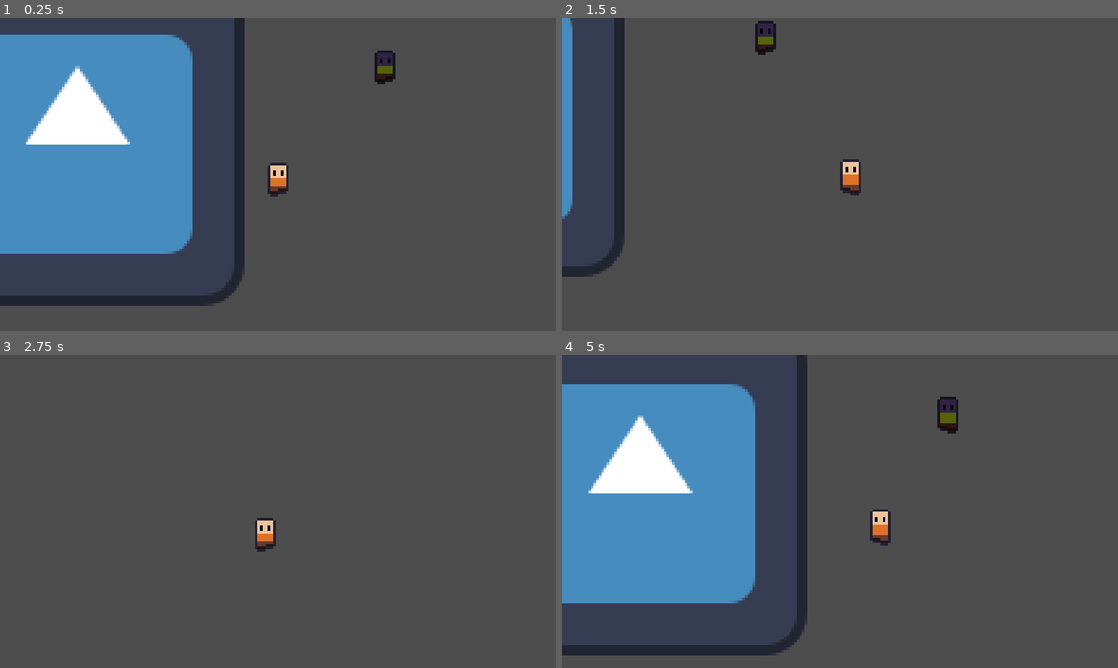
Above: before the commit, frames 1-4 (two rows, left to right).
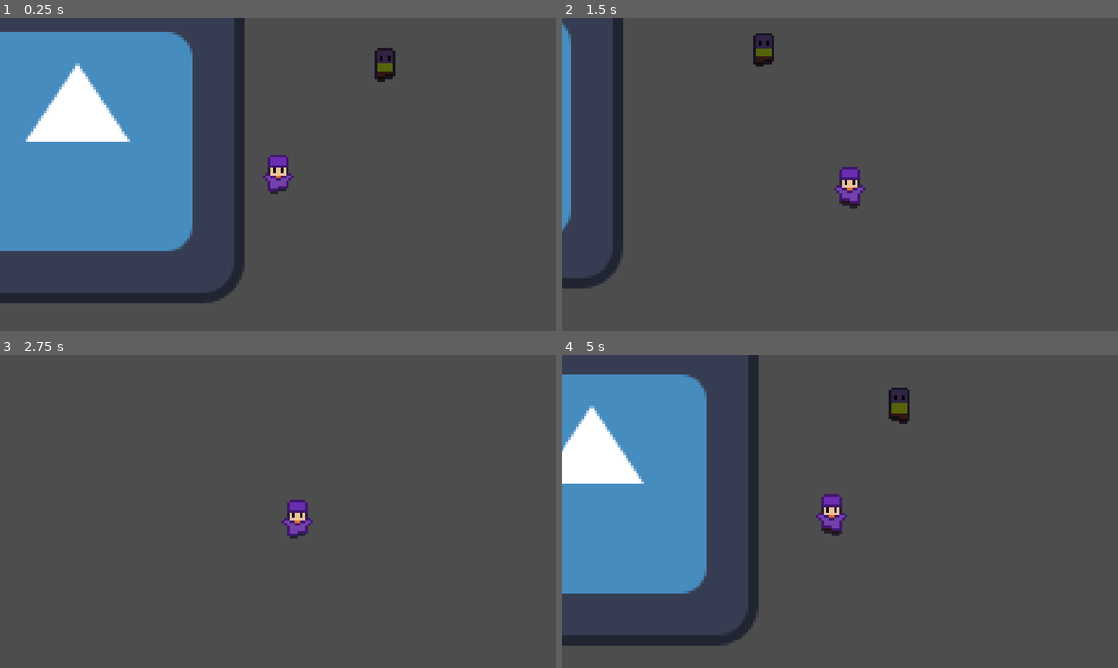
Above: after the commit, the same moments.

Repository: PurplikDev/magic-roguelike
Game: Godot game, scene res://scenes/main.tscn
Same seed, same stepped clock (60 frames per second), same inputs: the game is played once before the commit and once after it. The engine's default icon, where the game draws it, is replaced by a stand-in: a white triangle on a blue panel in a dark square.
Inputs (mouse positions are in pixels of both pictures, inside the frame that each line leads up to):
- Up to frame 1 (0.25 s): no input
- Up to frame 2 (1.5 s): move the mouse to (962, 158) at 0.52 s; hold D (right) 0.53-1.28 s; move the mouse to (728, 190) at 1.27 s; hold S (down) from 1.28 s (still down)
- Up to frame 3 (2.75 s): move the mouse to (333, 442) at 2.02 s; release S (down) at 2.03 s; hold D (right) from 2.03 s (still down)
- Up to frame 4 (5 s): move the mouse to (812, 574) at 2.77 s; release D (right) at 2.78 s; hold W (up) 2.78-3.53 s; move the mouse to (1006, 558) at 3.52 s; hold A (left) from 3.53 s (still down); move the mouse to (673, 464) at 4.27 s

The runs differ from the first frame. In frame 1, 2.4% of the frame differs, in the area x 0-72%, y 4-92%; in frame 2, 2.4%; in frame 3, 0.8%; in frame 4, 18%, in the area x 0-72%, y 0-96%.

Commit message:
knockback finished

Diff:
--- a/scenes/enemy.tscn
+++ b/scenes/enemy.tscn
@@ -1,9 +1,11 @@
-[gd_scene load_steps=10 format=3 uid="uid://ddvqrwtm7j2wj"]
+[gd_scene load_steps=13 format=3 uid="uid://ddvqrwtm7j2wj"]
 
 [ext_resource type="Script" path="res://scripts/entity/entity.gd" id="1_x36fk"]
 [ext_resource type="Texture2D" uid="uid://cpdrtv1pwglgd" path="res://assets/enemy_idle.png" id="2_6rgwa"]
 [ext_resource type="Script" path="res://scripts/component/move_component.gd" id="2_nvxi6"]
+[ext_resource type="Script" path="res://scripts/component/health_component.gd" id="3_tye7n"]
 [ext_resource type="Script" path="res://scripts/component/hurtbox.gd" id="4_hcvh5"]
+[ext_resource type="Script" path="res://scripts/component/hitbox.gd" id="6_shrce"]
 
 [sub_resource type="AtlasTexture" id="AtlasTexture_kglfg"]
 atlas = ExtResource("2_6rgwa")
@@ -33,17 +35,26 @@
 [sub_resource type="RectangleShape2D" id="RectangleShape2D_6ijoe"]
 size = Vector2(8, 14)
 
+[sub_resource type="RectangleShape2D" id="RectangleShape2D_xeifm"]
+size = Vector2(8, 14)
+
 [node name="Enemy" type="CharacterBody2D"]
 y_sort_enabled = true
 collision_layer = 4
 collision_mask = 3
+motion_mode = 1
+slide_on_ceiling = false
 script = ExtResource("1_x36fk")
 
 [node name="MoveComponent" type="Node" parent="." node_paths=PackedStringArray("actor")]
 script = ExtResource("2_nvxi6")
 actor = NodePath("..")
 
-[node name="AnimatedSprite2D" type="AnimatedSprite2D" parent="."]
+[node name="HealthComponent" type="Node" parent="."]
+script = ExtResource("3_tye7n")
+
+[node name="BodySprite" type="AnimatedSprite2D" parent="."]
+y_sort_enabled = true
 position = Vector2(0, -8)
 sprite_frames = SubResource("SpriteFrames_1sg8k")
 autoplay = "default"
@@ -57,8 +68,20 @@
 collision_layer = 4
 collision_mask = 2
 script = ExtResource("4_hcvh5")
+damage = 5.0
 
 [node name="CollisionShape2D" type="CollisionShape2D" parent="Hurtbox"]
 position = Vector2(0, -7)
 shape = SubResource("RectangleShape2D_6ijoe")
 debug_color = Color(100, 0, 0, 0.42)
+
+[node name="Hitbox" type="Area2D" parent="." node_paths=PackedStringArray("health_component")]
+collision_layer = 2
+collision_mask = 4
+script = ExtResource("6_shrce")
+health_component = NodePath("../HealthComponent")
+
+[node name="CollisionShape2D" type="CollisionShape2D" parent="Hitbox"]
+position = Vector2(0, -7)
+shape = SubResource("RectangleShape2D_xeifm")
+debug_color = Color(100, 0, 0, 0.42)
--- a/scenes/player.tscn
+++ b/scenes/player.tscn
@@ -6,25 +6,71 @@
 [ext_resource type="Script" path="res://scripts/component/health_component.gd" id="4_3gjuo"]
 [ext_resource type="Script" path="res://scripts/component/knockback_component.gd" id="5_fesqj"]
 [ext_resource type="Texture2D" uid="uid://j82pycmlh2hj" path="res://assets/player_idle.png" id="5_skvcx"]
+[ext_resource type="Texture2D" uid="uid://bpswu3g78kip0" path="res://assets/hat_idle.png" id="6_bk72h"]
 [ext_resource type="Script" path="res://scripts/component/hitbox.gd" id="7_bu4xc"]
 [ext_resource type="Script" path="res://scripts/component/anchored_camera.gd" id="8_sis3l"]
+[ext_resource type="Texture2D" uid="uid://b7t4pm81x4g4s" path="res://assets/cloak_idle.png" id="8_vfrl3"]
 
-[sub_resource type="AtlasTexture" id="AtlasTexture_jfhgc"]
+[sub_resource type="AtlasTexture" id="AtlasTexture_0hx6p"]
 atlas = ExtResource("5_skvcx")
 region = Rect2(0, 0, 16, 16)
 
-[sub_resource type="AtlasTexture" id="AtlasTexture_xhgc6"]
+[sub_resource type="AtlasTexture" id="AtlasTexture_fwv0d"]
 atlas = ExtResource("5_skvcx")
+region = Rect2(16, 0, 16, 16)
+
+[sub_resource type="SpriteFrames" id="SpriteFrames_yw7bp"]
+animations = [{
+"frames": [{
+"duration": 1.0,
+"texture": SubResource("AtlasTexture_0hx6p")
+}, {
+"duration": 1.0,
+"texture": SubResource("AtlasTexture_fwv0d")
+}],
+"loop": true,
+"name": &"default",
+"speed": 4.0
+}]
+
+[sub_resource type="AtlasTexture" id="AtlasTexture_0qq6x"]
+atlas = ExtResource("6_bk72h")
+region = Rect2(0, 0, 16, 16)
+
+[sub_resource type="AtlasTexture" id="AtlasTexture_rjq68"]
+atlas = ExtResource("6_bk72h")
 region = Rect2(16, 0, 16, 16)
 
 [sub_resource type="SpriteFrames" id="SpriteFrames_nuksl"]
 animations = [{
 "frames": [{
 "duration": 1.0,
-"texture": SubResource("AtlasTexture_jfhgc")
+"texture": SubResource("AtlasTexture_0qq6x")
 }, {
 "duration": 1.0,
-"texture": SubResource("AtlasTexture_xhgc6")
+"texture": SubResource("AtlasTexture_rjq68")
+}],
+"loop": true,
+"name": &"default",
+"speed": 4.0
+}]
+
+[sub_resource type="AtlasTexture" id="AtlasTexture_hjlho"]
+atlas = ExtResource("8_vfrl3")
+region = Rect2(0, 0, 16, 16)
+
+[sub_resource type="AtlasTexture" id="AtlasTexture_1qqon"]
+atlas = ExtResource("8_vfrl3")
+region = Rect2(16, 0, 16, 16)
+
+[sub_resource type="SpriteFrames" id="SpriteFrames_yf0a6"]
+animations = [{
+"frames": [{
+"duration": 1.0,
+"texture": SubResource("AtlasTexture_hjlho")
+}, {
+"duration": 1.0,
+"texture": SubResource("AtlasTexture_1qqon")
 }],
 "loop": true,
 "name": &"default",
@@ -41,6 +87,7 @@
 y_sort_enabled = true
 collision_layer = 2
 collision_mask = 5
+motion_mode = 1
 script = ExtResource("1_vlahr")
 
 [node name="MoveComponent" type="Node" parent="." node_paths=PackedStringArray("actor")]
@@ -55,15 +102,32 @@
 script = ExtResource("4_3gjuo")
 max_health = 10.0
 
-[node name="KnockbackComponent" type="Node" parent="." node_paths=PackedStringArray("move_component")]
+[node name="KnockbackComponent" type="Node" parent="." node_paths=PackedStringArray("actor", "move_component")]
 script = ExtResource("5_fesqj")
+actor = NodePath("..")
 move_component = NodePath("../MoveComponent")
+decay_strength = 15.0
 
-[node name="AnimatedSprite" type="AnimatedSprite2D" parent="."]
+[node name="BodySprite" type="AnimatedSprite2D" parent="."]
+y_sort_enabled = true
+position = Vector2(0, -8)
+sprite_frames = SubResource("SpriteFrames_yw7bp")
+autoplay = "default"
+
+[node name="HatSprite" type="AnimatedSprite2D" parent="."]
+z_index = 2
+y_sort_enabled = true
 position = Vector2(0, -8)
 sprite_frames = SubResource("SpriteFrames_nuksl")
 autoplay = "default"
 frame_progress = 0.138592
+
+[node name="CloakSprite" type="AnimatedSprite2D" parent="."]
+z_index = 1
+y_sort_enabled = true
+position = Vector2(0, -8)
+sprite_frames = SubResource("SpriteFrames_yf0a6")
+autoplay = "default"
 
 [node name="CollisionShape2D" type="CollisionShape2D" parent="."]
 position = Vector2(0, -4)
@@ -73,16 +137,19 @@
 offset = Vector2(0, -7)
 zoom = Vector2(3, 3)
 process_callback = 0
+position_smoothing_enabled = true
+position_smoothing_speed = 10.0
 script = ExtResource("8_sis3l")
 actor = NodePath("..")
-strength = 4.0
+strength = 10.0
 lerp_speed = 5.0
 
-[node name="Hitbox" type="Area2D" parent="." node_paths=PackedStringArray("health_component")]
+[node name="Hitbox" type="Area2D" parent="." node_paths=PackedStringArray("health_component", "knockback_component")]
 collision_layer = 2
 collision_mask = 4
 script = ExtResource("7_bu4xc")
 health_component = NodePath("../HealthComponent")
+knockback_component = NodePath("../KnockbackComponent")
 
 [node name="CollisionShape2D" type="CollisionShape2D" parent="Hitbox"]
 position = Vector2(0, -7)
--- a/scripts/component/hitbox.gd
+++ b/scripts/component/hitbox.gd
@@ -10,12 +10,17 @@
 		if Engine.is_editor_hint():
 			update_configuration_warnings()
 
+@export var knockback_component: KnockbackComponent
+
 func _ready():
 	area_entered.connect(_on_area_entered)
 
 func _on_area_entered(area: Area2D):
 	if area is Hurtbox:
 		hit.emit(area.damage_source)
+		health_component.damage(area.damage_source.damage)
+		if knockback_component != null:
+			knockback_component.apply_knockback(area.damage_source.damage_source_pos, area.damage_source.damage)
 
 func _get_configuration_warnings():
 	if health_component == null:
--- a/scripts/component/hurtbox.gd
+++ b/scripts/component/hurtbox.gd
@@ -1,4 +1,10 @@
 class_name Hurtbox
 extends Area2D
 
-@export var damage_source: DamageSource
+@export var damage: float
+
+var damage_source: DamageSource:
+	get:
+		var attacker: Entity = owner
+		damage_source = DamageSource.new(attacker, global_position, damage)
+		return damage_source
--- a/scripts/component/knockback_component.gd
+++ b/scripts/component/knockback_component.gd
@@ -1,11 +1,21 @@
 class_name KnockbackComponent
 extends Node
 
+@export var actor: Entity
 @export var move_component: MoveComponent
 @export var decay_strength: float
 
 var knockback: Vector2 = Vector2.ZERO
+var stunned: bool
 
 func _physics_process(delta):
+	move_component.velocity += knockback
+	if stunned && move_component.lock_movement && knockback.length() < 0.5:
+		stunned = false
+		move_component.lock_movement = false
 	knockback = lerp(knockback, Vector2.ZERO, decay_strength * delta)
-	move_component.velocity += knockback
+
+func apply_knockback(source_pos: Vector2, strength: float):
+	knockback = actor.global_position.direction_to(source_pos) * (-5 * strength)
+	stunned = true
+	move_component.lock_movement = true
--- a/scripts/component/move_component.gd
+++ b/scripts/component/move_component.gd
@@ -5,9 +5,10 @@
 @export var speed: float = 100
 var direction: Vector2
 var velocity: Vector2
+var lock_movement: bool
 
 func _physics_process(delta):
-	if direction:
+	if direction && !lock_movement:
 		velocity = lerp(velocity, direction * speed, actor.LERP_SPEED * delta)
 	else:
 		velocity = lerp(velocity, Vector2.ZERO, actor.LERP_SPEED * delta)
--- a/scripts/resource/damage_source.gd
+++ b/scripts/resource/damage_source.gd
@@ -6,10 +6,8 @@
 var attacker: Entity
 var damage_source_pos: Vector2
 var damage: float
-var damage_type: DamageType
 
-func _init(p_attacker: Entity, p_damage_source_pos: Vector2, p_damage: float, p_damage_type: DamageType):
+func _init(p_attacker: Entity, p_damage_source_pos: Vector2, p_damage: float):
 	attacker = p_attacker
 	damage_source_pos = p_damage_source_pos
 	damage = p_damage
-	damage_type = p_damage_type
Binary file added: assets/cloak_idle.png
Not shown, added: assets/cloak_idle.png.import
Binary file added: assets/hat_idle.png
Not shown, added: assets/hat_idle.png.import
Binary file added: assets/player_idle.aseprite
Not shown: 1 places in scenes/player.tscn that only renumber resources
